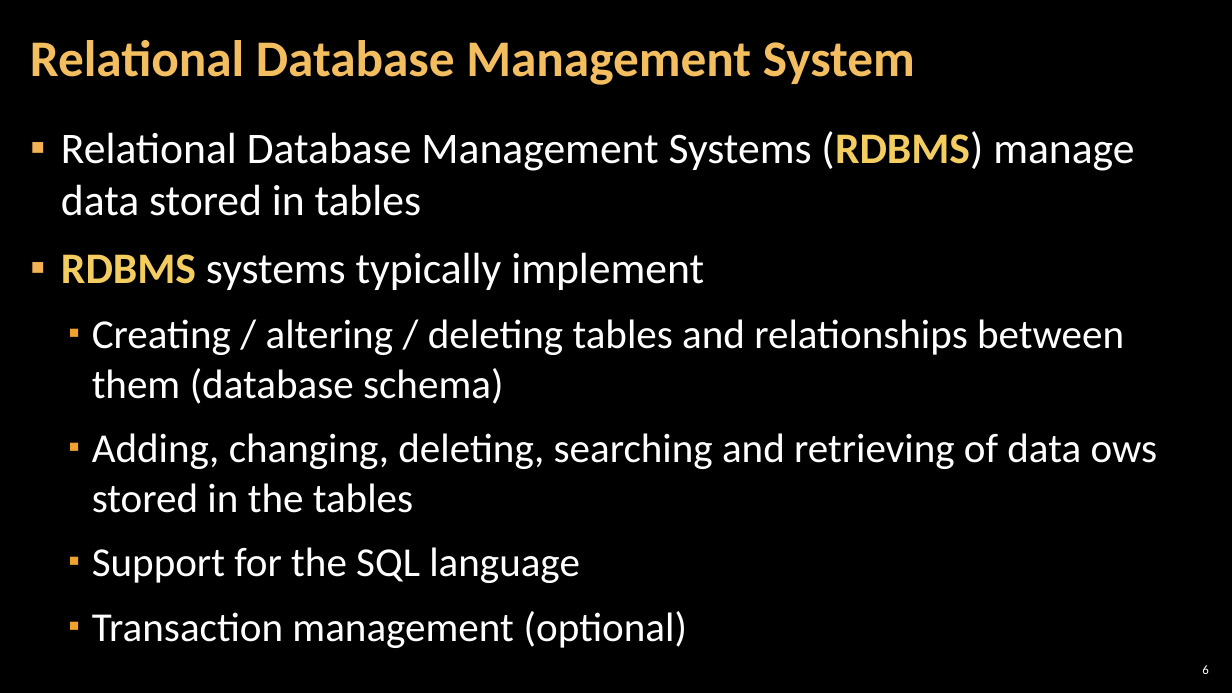
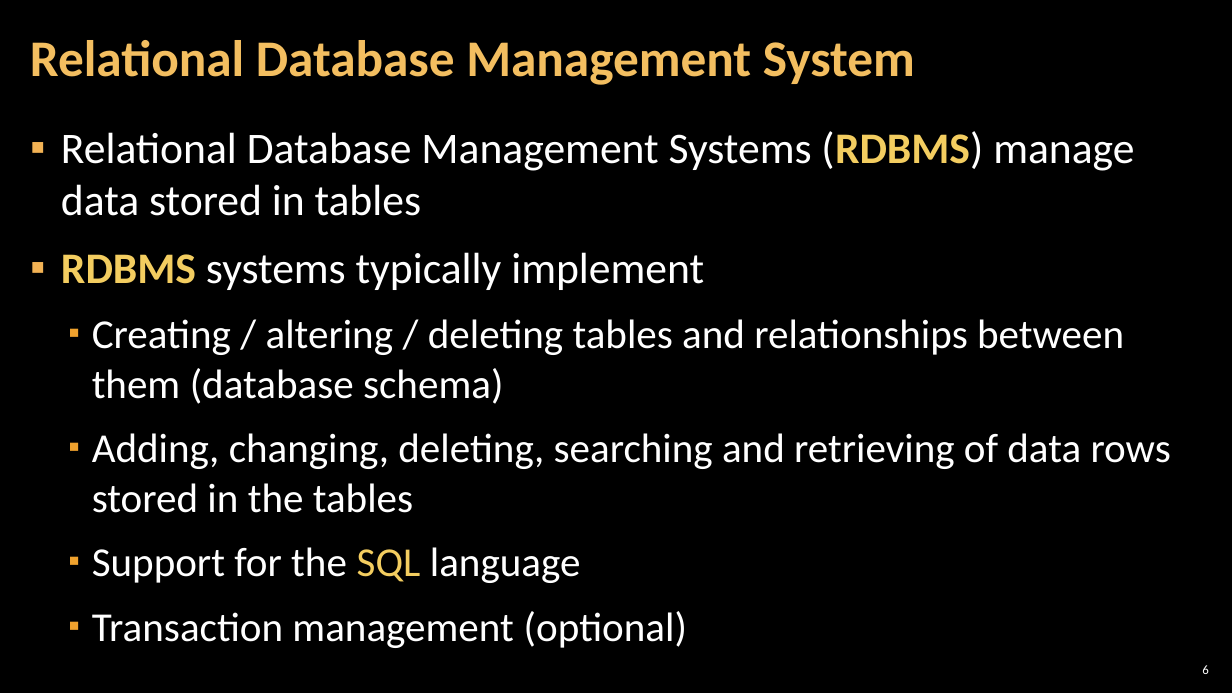
Before and after one commit to TeodorPenev/SoftUni, a slide deck: slide 6 of Advanced Level - Back-end/Databases/Presentation/1. Database-Systems-Overview.pptx. Drawn at 1232x693 pixels with LibreOffice and Linux fonts; fonts in the diff are those of the drawing; background and template pictures are left out. Boxes give left, top, right and bottom in pixels: in the first picture for what was removed or moved away, otherwise in the second. Text is boxed around its words. In the diff, an @@ line names an element or a change of style, - is before the commit and + after.

```diff
--- a/Advanced Level - Back-end/Databases/Presentation/1. Database-Systems-Overview.pptx
+++ b/Advanced Level - Back-end/Databases/Presentation/1. Database-Systems-Overview.pptx
@@ text at (x1=92, y1=433, x2=1171, y2=513): text changed @@
-  ▪ Adding, changing, deleting, searching and retrieving of data ows stored in the tables
+  ▪ Adding, changing, deleting, searching and retrieving of data rows stored in the tables
@@ text at (x1=92, y1=547, x2=581, y2=583): text colour #FFFFFF to #F3CD60 in "SQL" @@
```
Also in this commit, not shown: 29 other slides changed, 8 other files.
